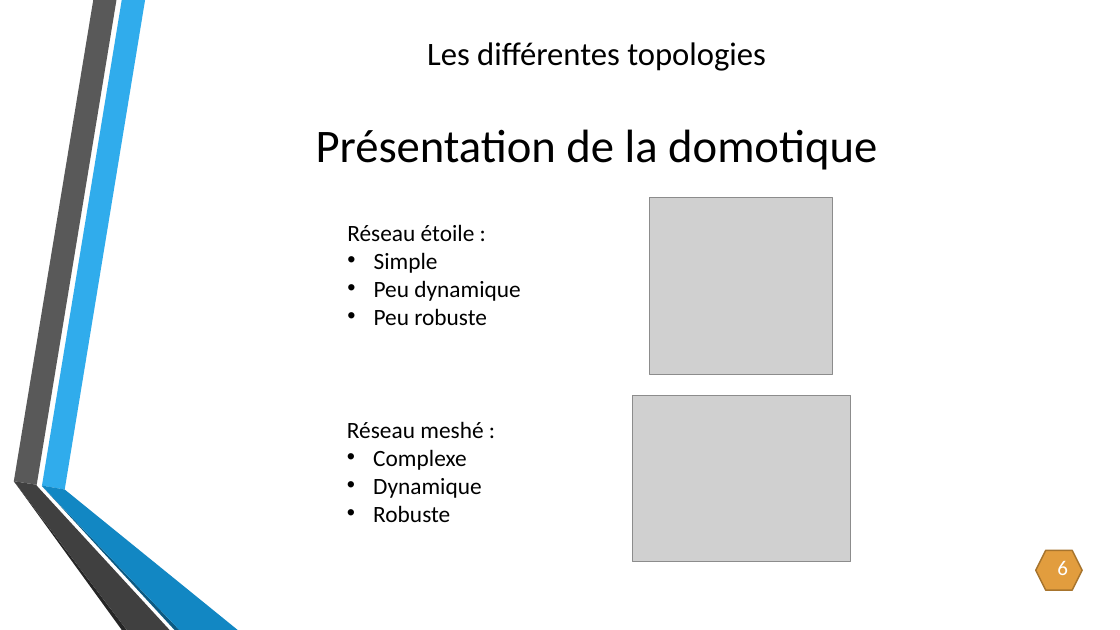
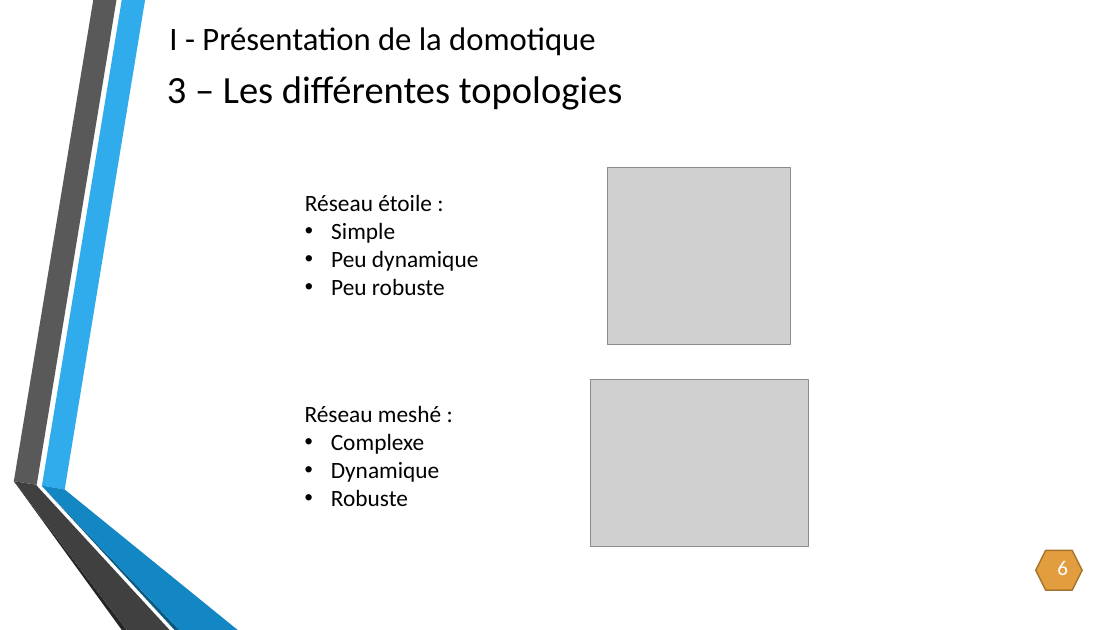
Before and after one commit to CyrillePierre/smartdevcom, a slide deck: slide 7 of doc/soutenance/Création d’un réseau générique et dynamique.pptx. Drawn at 1120x630 pixels with LibreOffice and Linux fonts; fonts in the diff are those of the drawing; grey boxes stand for pictures; background and template pictures are left out. Boxes give left, top, right and bottom in pixels: in the first picture for what was removed or moved away, otherwise in the second. Text is boxed around its words. In the diff, an @@ line names an element or a change of style, - is before the commit and + after.

```diff
--- a/doc/soutenance/Création d’un réseau générique et dynamique.pptx
+++ b/doc/soutenance/Création d’un réseau générique et dynamique.pptx
@@ text "I - Présentation de la ..." at [169, 27, 595, 56]: vertical alignment middle to top @@
@@ text at [169, 27, 595, 56]: text changed; size 40 to 28 pt @@
-Présentation de la domotique
+I - Présentation de la domotique
@@ text "3 – Les différentes topologies" at [167, 76, 623, 110]: vertical alignment top to middle @@
@@ text at [167, 76, 623, 110]: text changed; size 28 to 33 pt @@
-Les différentes topologies
+3 – Les différentes topologies
@@ picture: place and size @@
-picture at [649, 197, 833, 375]
+picture at [607, 168, 791, 345]
@@ text "Réseau étoile :": place and size @@
-text "Réseau étoile :" at [347, 224, 520, 325]
+text "Réseau étoile :" at [305, 194, 478, 295]
@@ picture: place and size @@
-picture at [633, 395, 851, 561]
+picture at [590, 380, 808, 546]
@@ text "Réseau meshé :": place and size @@
-text "Réseau meshé :" at [347, 421, 483, 522]
+text "Réseau meshé :" at [305, 405, 441, 506]
```
Also in this commit, not shown: 6 other slides changed, 9 slides added, 2 slides removed, 1 other file.
